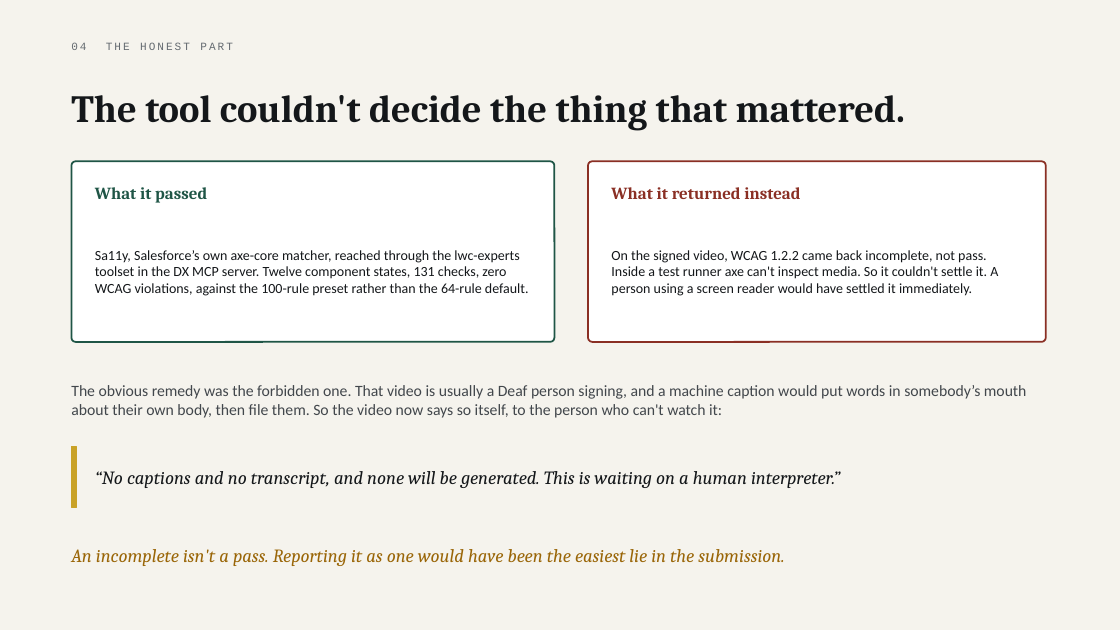
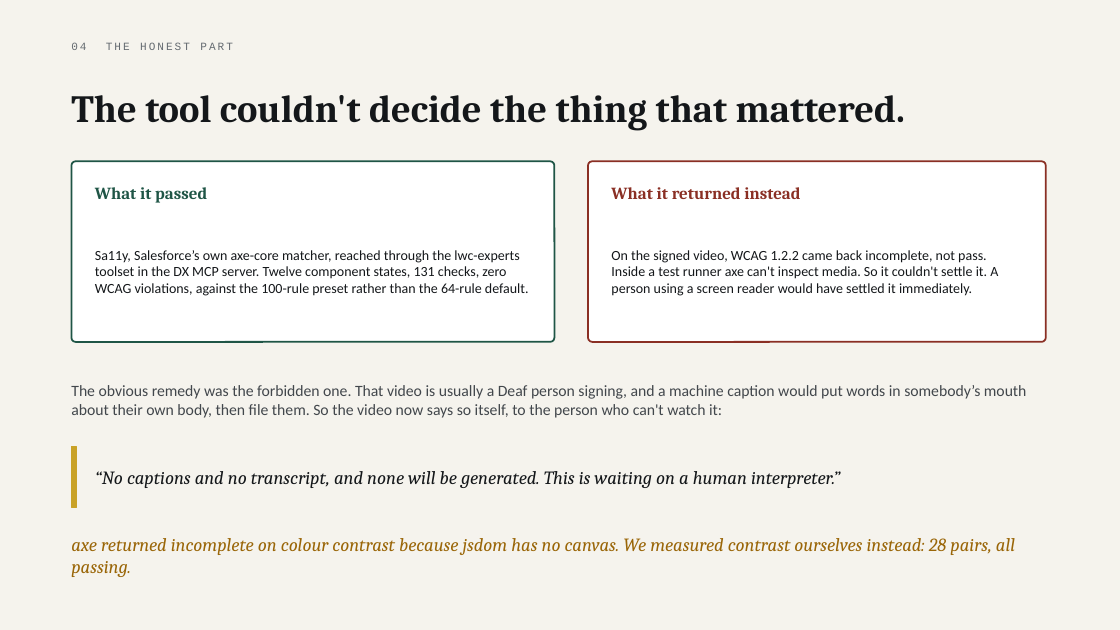
Before and after one commit to parthsevak2/curb-cut, a slide deck: slide 23 of deck/Curb-Cut.pptx. Drawn at 1120x630 pixels with LibreOffice and Linux fonts; fonts in the diff are those of the drawing. Boxes give left, top, right and bottom in pixels: in the first picture for what was removed or moved away, otherwise in the second. Text is boxed around its words. In the diff, an @@ line names an element or a change of style, - is before the commit and + after.

```diff
--- a/deck/Curb-Cut.pptx
+++ b/deck/Curb-Cut.pptx
@@ text at (x1=71, y1=538, x2=1015, y2=577): text changed @@
-An incomplete isn't a pass. Reporting it as one would have been the easiest lie in the submission.
+axe returned incomplete on colour contrast because jsdom has no canvas. We measured contrast ourselves instead: 28 pairs, all passing.
```
Also in this commit, not shown: 13 other slides changed, 20 other files.
